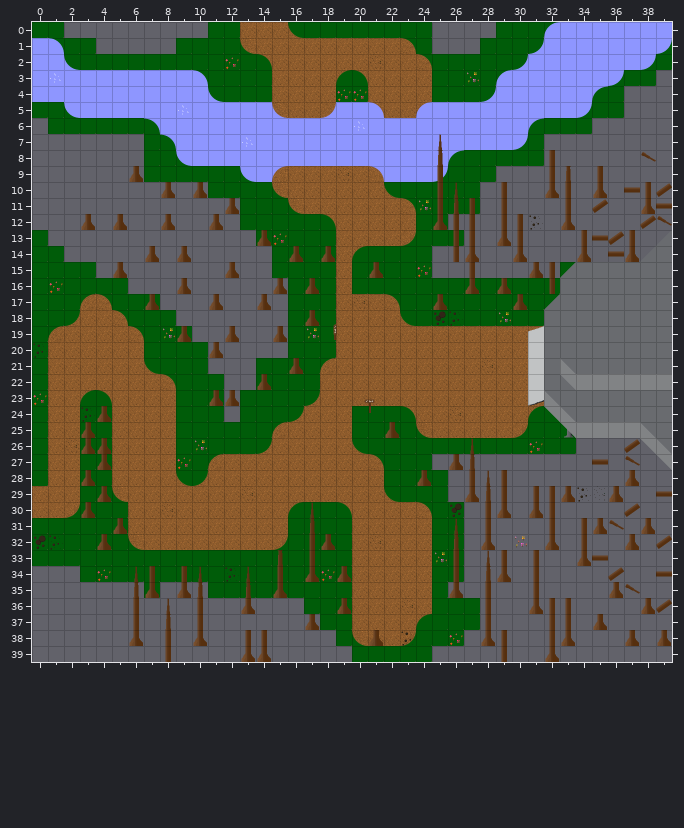
A Tiled map gets an edit: SurvivalOfThe/Assets/Resources/Tiledmaps/woods.tmx. That is the earlier state.
Cells are 32x32 px. Shown: x 0..39, y 0..39. Tiles whose own drawing changed are shown in their newer look in all pictures.
Now the later version:
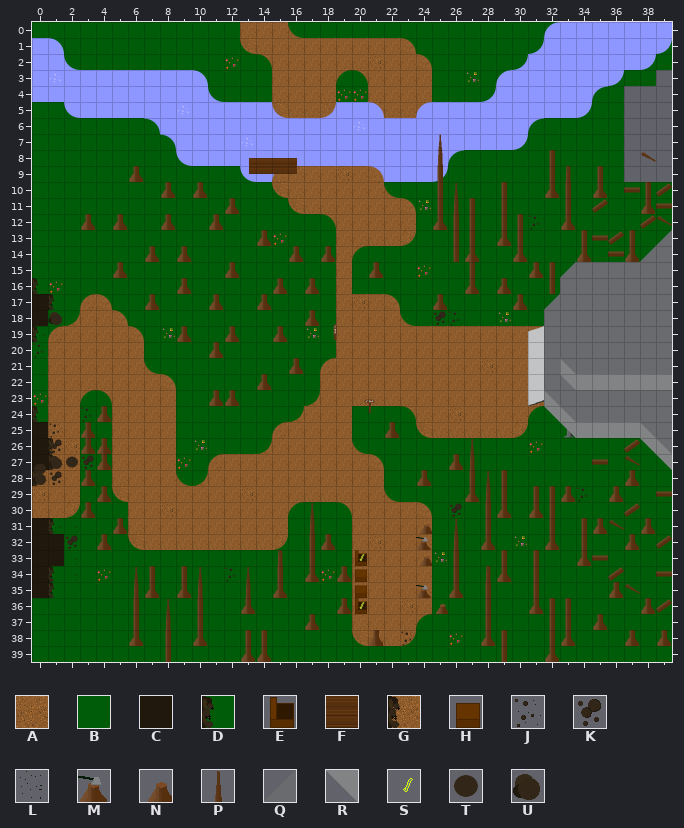
Key: from "tileset_woods": A 0, B 30, C 35, D 36, E 37, F 45, G 46, H 47, J 53, K 54, L 55, M 56, N 57, P 72, Q 80, R 81, S 86, T 93, U 94.
_ is an empty cell.
Objects are placed by their top-left corner, in cells (3,4 is the top-left corner of cell 3,4); size is 1x1 cell unless given.
Difference:
Layer "Tile Layer 1":
y 6: x 0 _ -> B; x 35..36 __ -> BB
y 7..8: x 0..6 _______ -> BBBBBBB; x 32..36 _____ -> BBBBB
y 9: x 0..6 _______ -> BBBBBBB; x 29..36 ________ -> BBBBBBBB
y 10: x 0..10 ___________ -> BBBBBBBBBBB; x 28..39 ____________ -> BBBBBBBBBBBB
y 11: x 0..12 _____________ -> BBBBBBBBBBBBB; x 28..39 ____________ -> BBBBBBBBBBBB
y 12: x 0..12 _____________ -> BBBBBBBBBBBBB; x 26..39 ______________ -> BBBBBBBBBBBBBB
y 13: x 1..13 _____________ -> BBBBBBBBBBBBB; x 27..39 ____________Q -> BBBBBBBBBBBBB
y 14: x 2..14 _____________ -> BBBBBBBBBBBBB; x 25..38 _____________Q -> BBBBBBBBBBBBBB
y 15: x 4..14 ___________ -> BBBBBBBBBBB; x 25..32 ________ -> BBBBBBBB
y 16: x 0 B -> D; x 6..15 __________ -> BBBBBBBBBB
y 17: x 0..1 BB -> CD; x 8..15 ________ -> BBBBBBBB
y 18: x 0 B -> C; x 9..15 _______ -> BBBBBBB
y 19: x 0 B -> D; x 10..15 ______ -> BBBBBB
y 20: x 11..15 _____ -> BBBBB
y 21: x 11..13 ___ -> BBB
y 22: x 12..13 __ -> BB
y 23: x 12 _ -> B
y 24: x 0 B -> D; x 12 _ -> B
y 25: x 0 B -> C
y 26: x 0..1 BA -> CG; x 34..38 ____R -> BBBBB
y 27: x 0..1 BA -> CG; x 25..39 ______________R -> BBBBBBBBBBBBBBB
y 28: x 0 B -> G; x 26..39 ______________ -> BBBBBBBBBBBBBB
y 29: x 26..39 _________L____ -> BBBBBBBBBBBBBB
y 30: x 27..39 _____________ -> BBBBBBBBBBBBB
y 31: x 0..1 BB -> CD; x 27..39 _____________ -> BBBBBBBBBBBBB
y 32: x 0..1 BB -> CC; x 27..39 _____________ -> BBBBBBBBBBBBB
y 33: x 0..1 BB -> CC; x 27..39 _P___________ -> BBBBBBBBBBBBB
y 34: x 0..2 ___ -> CDB; x 27..39 _____________ -> BBBBBBBBBBBBB
y 35: x 0..6 _______ -> CDBBBBB; x 8..10 ___ -> BBB; x 26..39 ______________ -> BBBBBBBBBBBBBB
y 36: x 0..16 _________________ -> BBBBBBBBBBBBBBBBB; x 28..39 ____________ -> BBBBBBBBBBBB
y 37: x 0..17 __________________ -> BBBBBBBBBBBBBBBBBB; x 28..39 ____________ -> BBBBBBBBBBBB
y 38: x 0..18 ___________________ -> BBBBBBBBBBBBBBBBBBB; x 27..39 _____________ -> BBBBBBBBBBBBB
y 39: x 0..19 ____________________ -> BBBBBBBBBBBBBBBBBBBB; x 25..39 _______________ -> BBBBBBBBBBBBBBB
Layer "Tile Layer 2":
y 0: x 2..10 _________ -> BBBBBBBBB; x 25..28 ____ -> BBBB
y 1: x 4..8 _____ -> BBBBB; x 25..27 ___ -> BBB
y 13: x 39 _ -> Q
y 14: x 38 _ -> Q
y 18: x 1 _ -> U
y 19: x 0 _ -> L
y 25: x 1 _ -> J
y 26: x 1 _ -> K; x 38 _ -> R
y 27: x 1 _ -> U; x 3 _ -> K; x 39 _ -> R
y 28: x 0..1 __ -> UK
y 29: x 0 _ -> L
y 31: x 1 _ -> L; x 24 _ -> N
y 32: x 0..2 KJ_ -> __K; x 24 _ -> M
y 33: x 20 _ -> E; x 24 _ -> N
y 34: x 2 _ -> L; x 20 _ -> H
y 35: x 20 _ -> H; x 24 _ -> M
y 36: x 20 _ -> E; x 25 _ -> N
Layer "Object Layer 1":
added: F "plank_1" at 13.6,8.5
added: F "plank_2" at 14.6,8.5
added: F "plank_3" at 15.6,8.5
added: T "rock" at 2,27
added: T at 0,27.5
added: S "pry_bar_1" at 20,33
added: S "pry_bar_2" at 20,36
Pixel boxes of the changes (left, top, right, bottom) in both pictures:
added: (64, 22, 208, 54)
added: (432, 22, 496, 54)
changed: (32, 118, 297, 501)
changed: (432, 118, 672, 278)
changed: (416, 438, 672, 662)
changed: (32, 518, 352, 662)
added: (355, 550, 367, 614)
